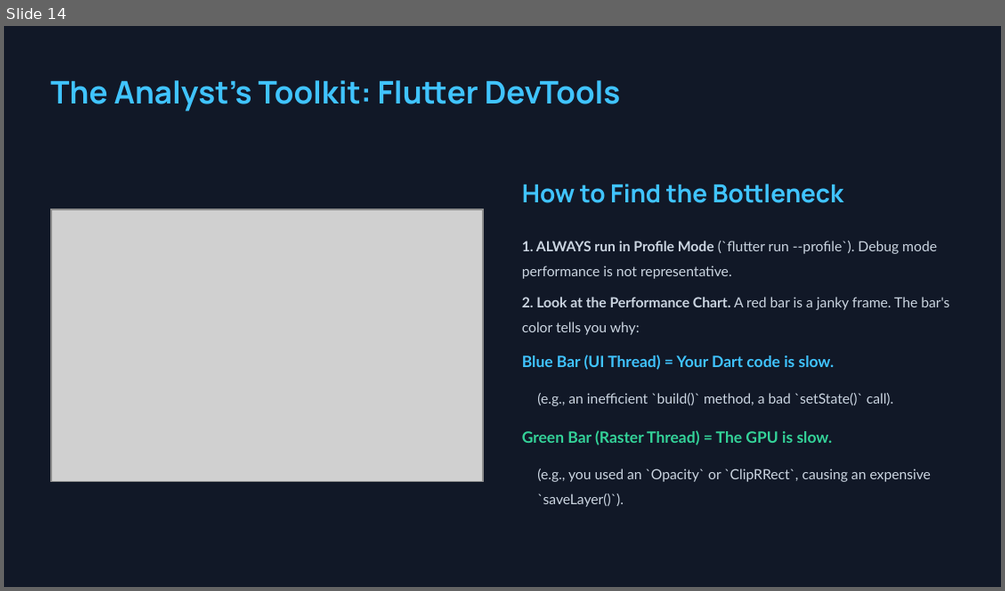
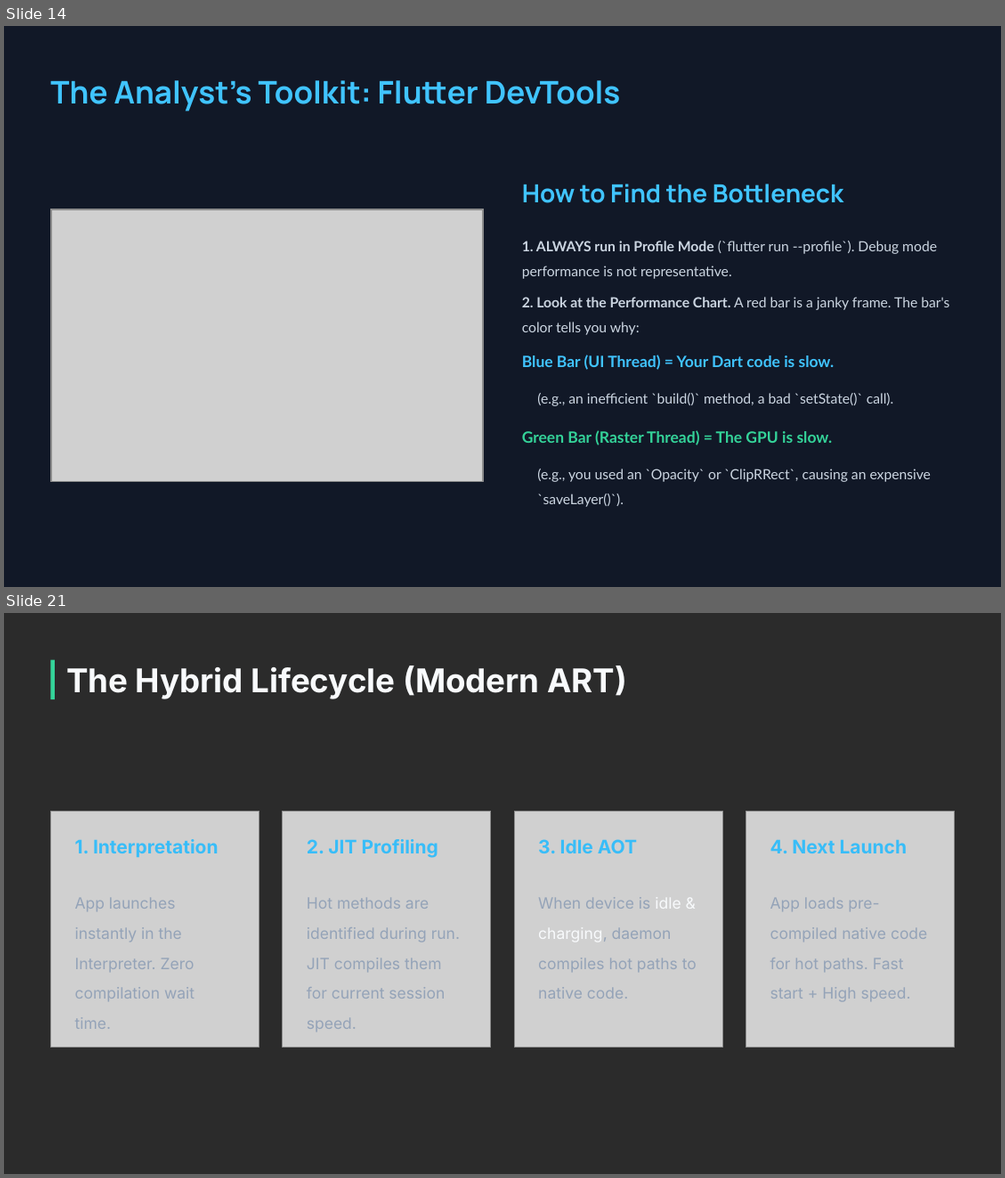
Before and after one commit to rusudinu/mobile-and-embedded-computing, a slide deck: w11/c11/Mobile-and-Embedded-Lecture11.pptx. Shown one above the other, each under a label of ours: slide 14 before the commit, slides 14 and 21 after it; the slides between them are not shown. The pictures are 1005x591 and 1005x1178 pixels, drawn with LibreOffice and Linux fonts; fonts in the diff are those of the drawing; grey boxes stand for pictures; background and template pictures are left out; a plain dark background stands for a picture behind light text. Boxes give left, top, right and bottom in pixels: in the first picture for what was removed or moved away, otherwise in the second. Text is boxed around its words. In the diff, an @@ line names an element or a change of style, - is before the commit and + after.

```diff
--- a/w11/c11/Mobile-and-Embedded-Lecture11.pptx
+++ b/w11/c11/Mobile-and-Embedded-Lecture11.pptx
@@ slide 21 added at [4,613,1001,1174], background picture (left out) @@
@@ rectangle added at [50,659,54,699], fill #34D399 @@
@@ text added at [66,666,627,699], 31.5 pt, text #F8FAFC, bold @@
+The Hybrid Lifecycle (Modern ART)
@@ picture added at [50,811,259,1047] @@
@@ picture added at [283,811,491,1047] @@
@@ picture added at [514,811,722,1047] @@
@@ picture added at [745,811,955,1047] @@
@@ text added at [75,839,218,858], 18 pt, text #38BDF8, bold @@
+1. Interpretation
@@ text added at [307,839,438,858], 18 pt, text #38BDF8, bold @@
+2. JIT Profiling
@@ text added at [538,839,637,853], 18 pt, text #38BDF8, bold @@
+3. Idle AOT
@@ text added at [770,839,907,853], 18 pt, text #38BDF8, bold @@
+4. Next Launch
@@ text added at [75,897,194,1001], 15 pt, text #94A3B8 @@
+App launches instantly in the Interpreter. Zero compilation wait time.
@@ text added at [307,897,460,998], 15 pt, text #94A3B8 @@
+Hot methods are identified during run. JIT compiles them for current session speed.
@@ text added at [538,897,696,998], 15 pt, text #94A3B8 @@
+When device is idle & charging, daemon compiles hot paths to native code.
@@ text added at [770,897,927,1002], 15 pt, text #94A3B8 @@
+App loads pre-compiled native code for hot paths. Fast start + High speed.
```
Also in this commit, not shown: 1 slide changed, 24 other slides added, 9 other files.
